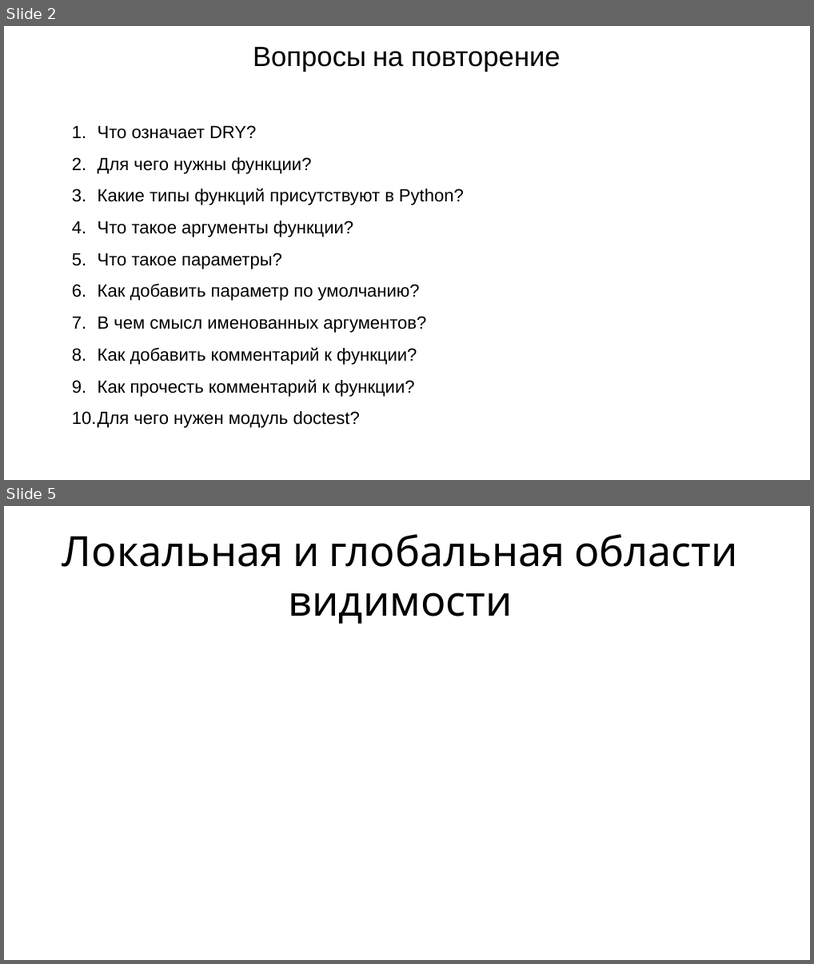
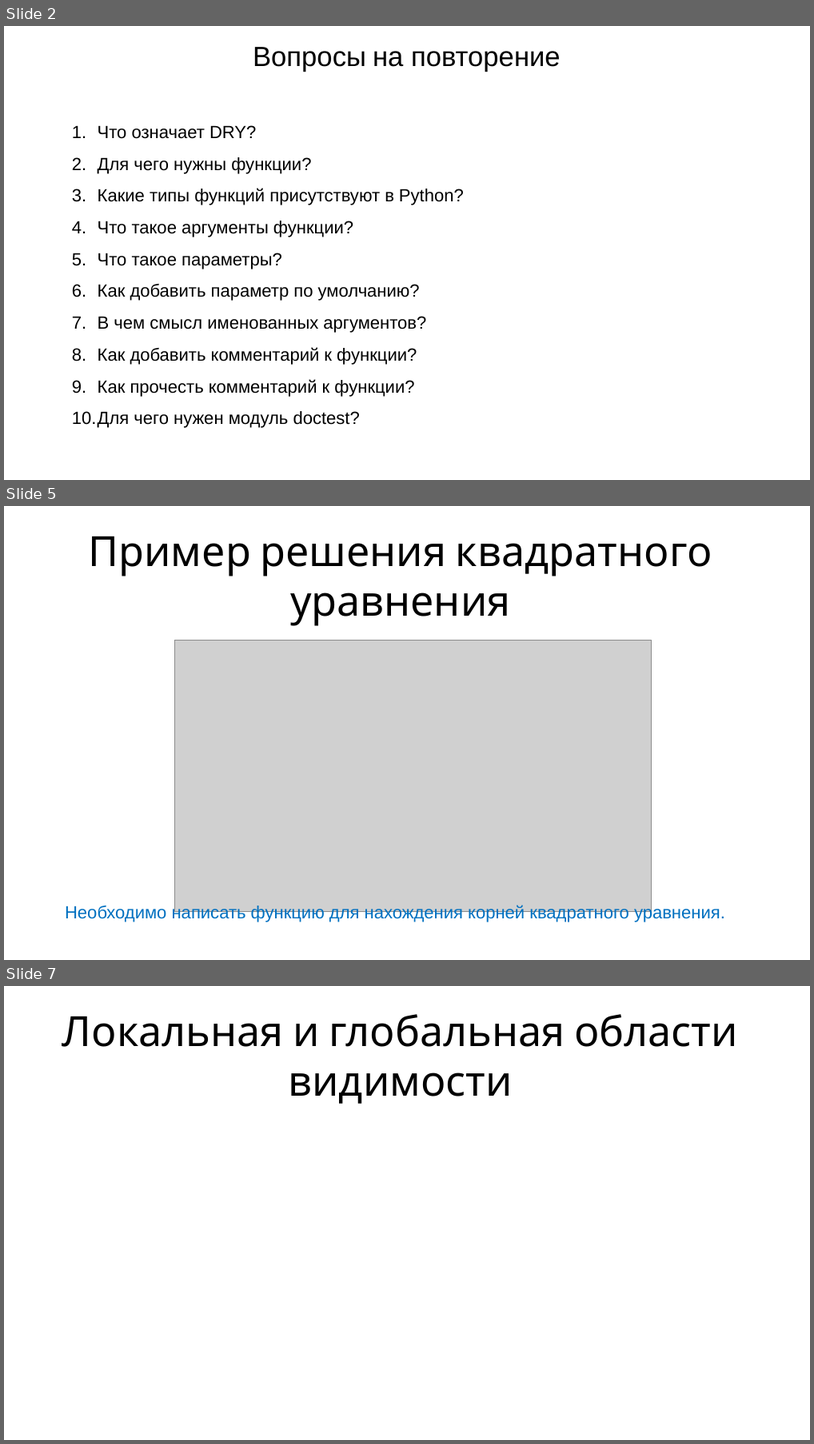
Before and after one commit to maxchv/LearnPython, a slide deck: week04/07.Functions2.pptx. Shown one above the other, each under a label of ours: slides 2 and 5 before the commit, slides 2, 5 and 7 after it; the slides between them are not shown. The pictures are 814x964 and 814x1444 pixels, drawn with LibreOffice and Linux fonts; fonts in the diff are those of the drawing; grey boxes stand for pictures. Boxes give left, top, right and bottom in pixels: in the first picture for what was removed or moved away, otherwise in the second. Text is boxed around its words. In the diff, an @@ line names an element or a change of style, - is before the commit and + after.

```diff
--- a/week04/07.Functions2.pptx
+++ b/week04/07.Functions2.pptx
@@ slide 5 added at (4, 506, 810, 960), background #FFFFFF @@
@@ title added at (89, 536, 713, 626), 66 pt, text #000000 @@
+Пример решения квадратного уравнения
@@ picture added at (174, 640, 651, 912) @@
@@ text added at (65, 904, 726, 922), 28 pt, text #0070C0 @@
+Необходимо написать функцию для нахождения корней квадратного уравнения.
@@ what was slide 5 is now slide 7 @@
```
Also in this commit, not shown: 5 slides changed, 5 other slides added, 5 slides removed, 1 other file.
